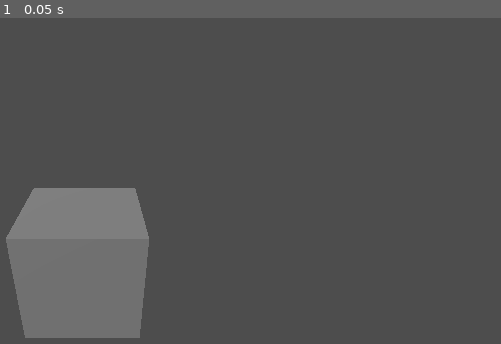
Above: before the commit, frame 1.
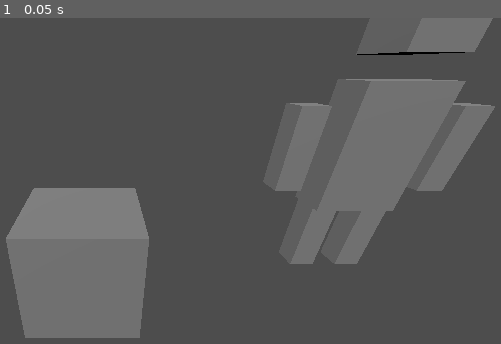
Above: after the commit, the same moment.

Repository: botanic64/godot-pr
Game: Godot game, scene res://main.tscn
The game is run twice, just before and just after one commit, with the same random seed, the same clock (stepped at 60 frames per second) and the same inputs.
Inputs:
- Up to frame 1 (0.05 s): no input

The runs differ from the first frame. In frame 1, 13% of the frame differs, in the area x 54-99%, y 0-76%.

Commit message:
Add simple low poly human

Diff:
--- a/main.tscn
+++ b/main.tscn
@@ -1,6 +1,18 @@
-[gd_scene load_steps=2 format=3 uid="uid://l8m3xn2yd0ei"]
+[gd_scene load_steps=6 format=3 uid="uid://l8m3xn2yd0ei"]
 
 [sub_resource type="BoxMesh" id="BoxMesh_7dm0k"]
+
+[sub_resource type="BoxMesh" id="BoxMesh_body"]
+size = Vector3(0.6, 0.9, 0.3)
+
+[sub_resource type="BoxMesh" id="BoxMesh_head"]
+size = Vector3(0.4, 0.4, 0.4)
+
+[sub_resource type="BoxMesh" id="BoxMesh_arm"]
+size = Vector3(0.2, 0.6, 0.2)
+
+[sub_resource type="BoxMesh" id="BoxMesh_leg"]
+size = Vector3(0.2, 0.8, 0.2)
 
 [node name="Main" type="Node3D"]
 
@@ -13,3 +25,30 @@
 
 [node name="DirectionalLight3D" type="DirectionalLight3D" parent="."]
 transform = Transform3D(0.822774, 0.413306, -0.390156, -0.000957754, 0.687456, 0.726226, 0.568368, -0.597146, 0.566016, -1.42582, 1.9308, 0)
+
+[node name="LowPolyHuman" type="Node3D" parent="."]
+transform = Transform3D(1, 0, 0, 0, 1, 0, 0, 0, 1, 2, 0, 0)
+
+[node name="Body" type="MeshInstance3D" parent="LowPolyHuman"]
+transform = Transform3D(1, 0, 0, 0, 1, 0, 0, 0, 1, 0, 1, 0)
+mesh = SubResource("BoxMesh_body")
+
+[node name="Head" type="MeshInstance3D" parent="LowPolyHuman"]
+transform = Transform3D(1, 0, 0, 0, 1, 0, 0, 0, 1, 0, 1.8, 0)
+mesh = SubResource("BoxMesh_head")
+
+[node name="LeftArm" type="MeshInstance3D" parent="LowPolyHuman"]
+transform = Transform3D(1, 0, 0, 0, 1, 0, 0, 0, 1, -0.55, 1, 0)
+mesh = SubResource("BoxMesh_arm")
+
+[node name="RightArm" type="MeshInstance3D" parent="LowPolyHuman"]
+transform = Transform3D(1, 0, 0, 0, 1, 0, 0, 0, 1, 0.55, 1, 0)
+mesh = SubResource("BoxMesh_arm")
+
+[node name="LeftLeg" type="MeshInstance3D" parent="LowPolyHuman"]
+transform = Transform3D(1, 0, 0, 0, 1, 0, 0, 0, 1, -0.2, 0.4, 0)
+mesh = SubResource("BoxMesh_leg")
+
+[node name="RightLeg" type="MeshInstance3D" parent="LowPolyHuman"]
+transform = Transform3D(1, 0, 0, 0, 1, 0, 0, 0, 1, 0.2, 0.4, 0)
+mesh = SubResource("BoxMesh_leg")
Not shown, removed: fwafd.txt
